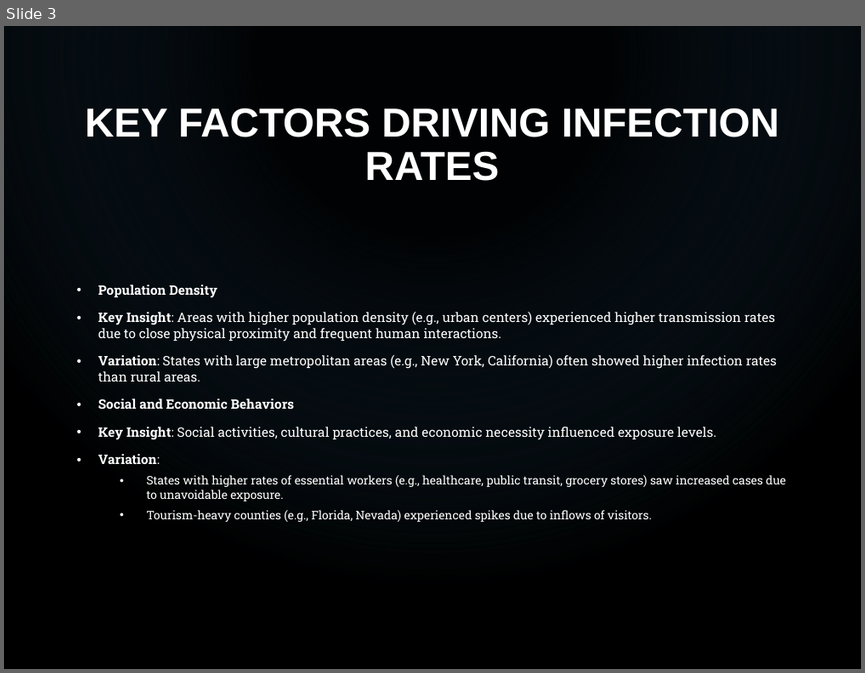
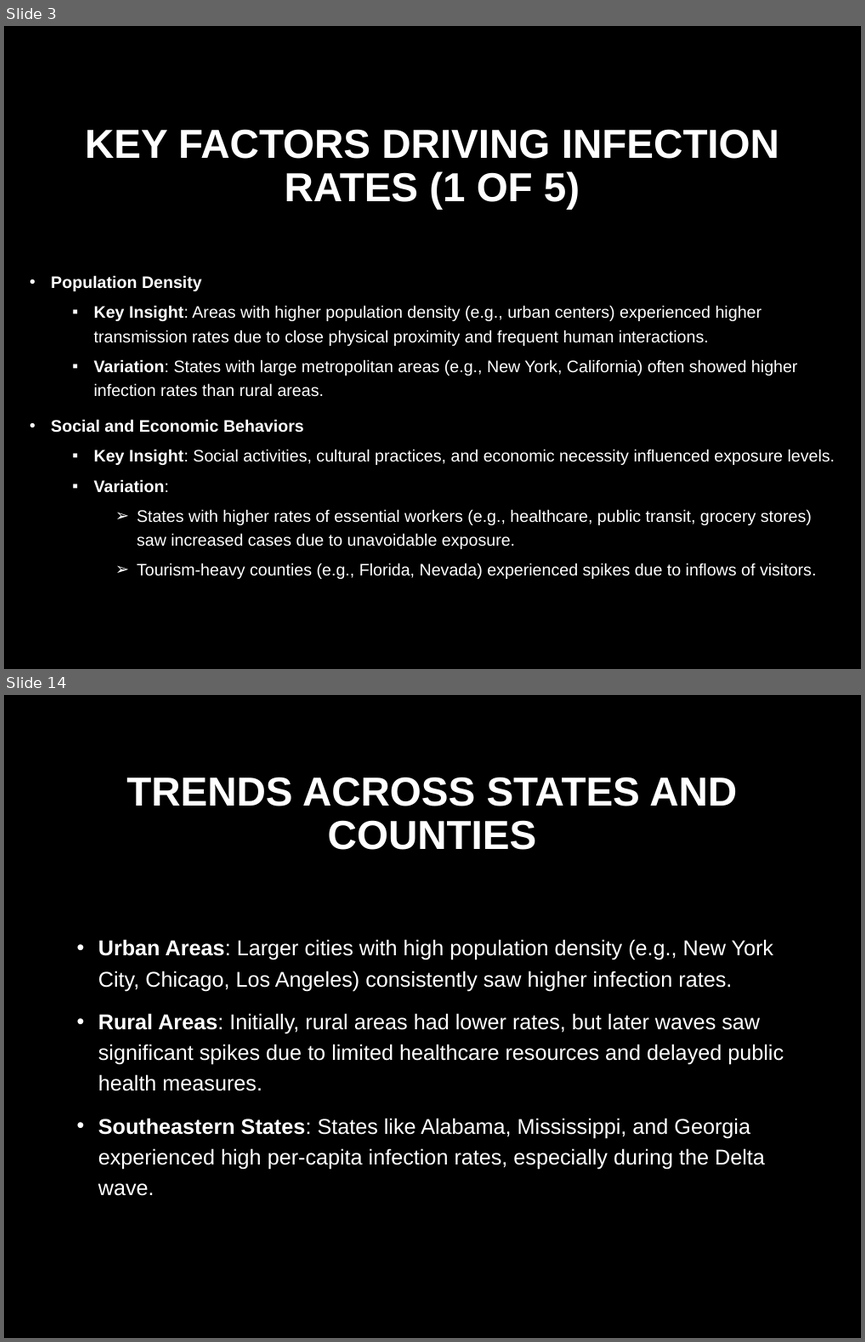
Before and after one commit to ryancmedina/project-one, a slide deck: Infection_Trends_COVID19_Presentation.pptx. Shown one above the other, each under a label of ours: slide 3 before the commit, slides 3 and 14 after it; the slides between them are not shown. The pictures are 865x673 and 865x1342 pixels, drawn with LibreOffice and Linux fonts; fonts in the diff are those of the drawing; background and template pictures are left out. Boxes give left, top, right and bottom in pixels: in the first picture for what was removed or moved away, otherwise in the second. Text is boxed around its words. In the diff, an @@ line names an element or a change of style, - is before the commit and + after.

```diff
--- a/Infection_Trends_COVID19_Presentation.pptx
+++ b/Infection_Trends_COVID19_Presentation.pptx
@@ slide 14 added at (4,695,861,1338), background picture (left out) @@
@@ title added at (126,777,737,850), 34 pt, text #FFFFFF, bold @@
+TRENDS ACROSS STATES AND COUNTIES
@@ text added at (98,939,783,1196), 18 pt, text #FFFFFF @@
+• Urban Areas: Larger cities with high population density (e.g., New York City, Chicago, Los Angeles) consistently saw higher infection rates.
+• Rural Areas: Initially, rural areas had lower rates, but later waves saw significant spikes due to limited healthcare resources and delayed public health measures.
+• Southeastern States: States like Alabama, Mississippi, and Georgia experienced high per-capita infection rates, especially during the Delta wave.
@@ slide 3 changed as well @@
@@ rectangle removed at (4,26,861,669) @@
@@ title at (85,129,779,210): text changed @@
-KEY FACTORS DRIVING INFECTION RATES
+KEY FACTORS DRIVING INFECTION RATES (1 OF 5)
@@ text "Population Density": place and size @@
-text "Population Density" at (98,284,786,522)
+text "Population Density" at (51,275,835,578)
@@ text "Population Density" at (51,275,835,578): size 11 to 14 pt in "Population Density", "Key Insight: Areas with higher population density ...", "Variation: States with large metropolitan areas (e.g., ...", "Social and Economic Behaviors" and 2 more places; font Roboto Slab to Arial; size 9.9 to 14 pt in "States with higher rates of essential workers ...", "Tourism-heavy counties (e.g., Florida, Nevada) experienced s ..."; line spacing 1 to 1.2; bullet • to ▪; list level 1 to 2 in "Key Insight: Areas with higher ..."; list level 1 to 2 in "Variation: States with large metropolitan ..."; list level 1 to 2 in "Key Insight: Social activities, cultural ..."; list level 1 to 2 in "Variation:"; bullet • to ➢; list level 2 to 3 in "States with higher rates of ..."; list level 2 to 3 in "Tourism-heavy counties (e.g., Florida, Nevada) ..." @@
```
Also in this commit, not shown: 4 other slides changed, 15 other slides added, 2 slides removed.
